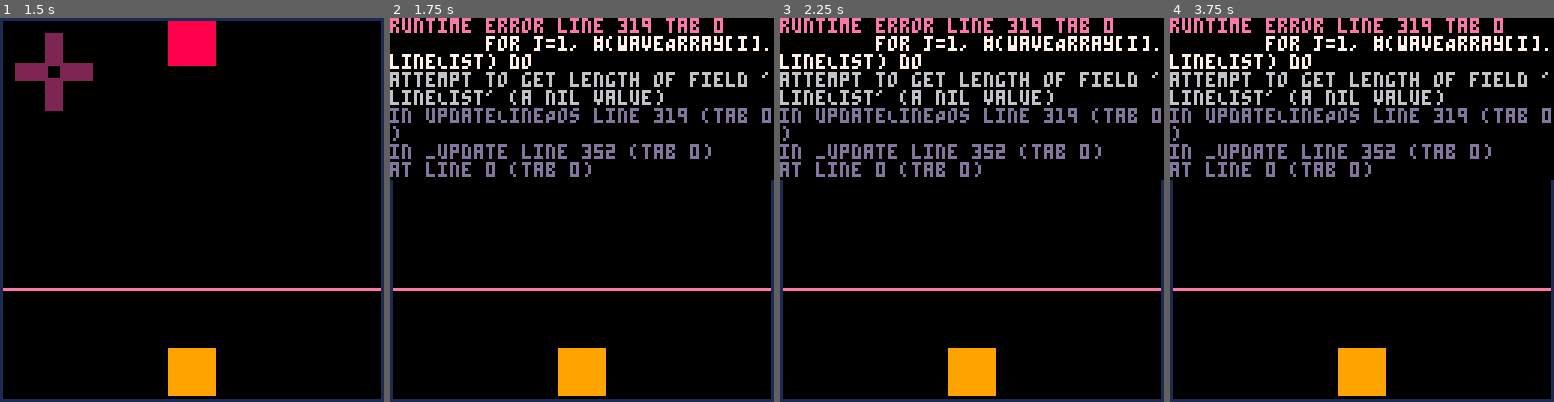
Above: before the commit, frames 1-4 (left to right).
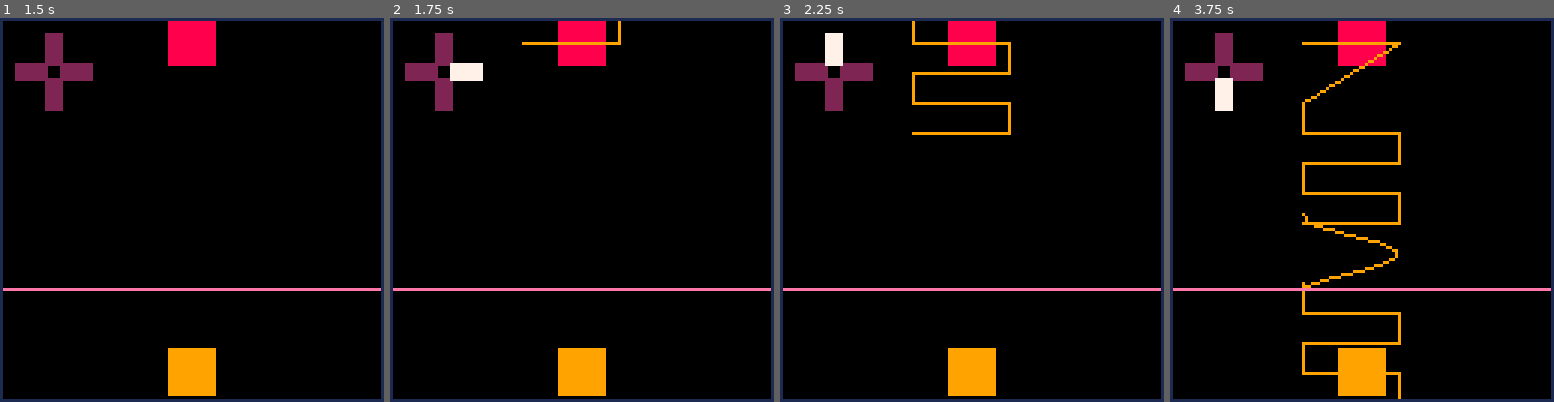
Above: after the commit, the same moments.

Repository: egitelma/pico_radio
Game: PICO-8 cartridge radio.p8
Two runs of this game, one before a commit and one after it. Both use one fixed random seed, a clock stepped at 60 frames per second and the inputs below.
Inputs:
- Up to frame 1 (1.5 s): no input
- Up to frame 2 (1.75 s): hold Right from 1.6 s (still down)
- Up to frame 3 (2.25 s): release Right at 2.1 s; hold Up from 2.15 s (still down)
- Up to frame 4 (3.75 s): release Up at 2.42 s; hold Right 2.47-3.03 s; hold Left 3.08-3.58 s; hold Down from 3.63 s (still down)

Frame 1 is identical in both runs. In frame 2, 12% of the frame differs, in the area x 0-100%, y 0-43%; in frame 3, 13%; in frame 4, 14%, in the area x 0-100%, y 0-100%.
Error before the commit: runtime error line 319 tab 0; for j=1, #(waveArray[i].lineList) do; attempt to get length of field 'lineList' (a nil value)

Commit message:
added sine waves!!!!!!!

Diff:
--- a/radio.p8
+++ b/radio.p8
@@ -18,6 +18,7 @@
     newWave.type = type
     newWave.size = size
     newWave.color = 2 --maroon-ish
+    newWave.lineList = {}
     -- types: sawtooth, square, sine, triangle
     if(type == "sawtooth") then
         newWave.color = 12 --slightly jarring blue
@@ -135,7 +136,7 @@
                 end
             end
 
-            playerInput.cooldown = 10
+            playerInput.cooldown = 13
 
         -- down key
         elseif btn(3) then
@@ -248,7 +249,24 @@
         add(newLines, line2)
     elseif (type == "sine") then
         -- draw a sine wave - curving
-        --how the fuck do i do this?
+        --sine wave code based from https://www.reddit.com/r/pico8/comments/f3drmd/creating_a_basic_sine_wave/
+        local samples = 64
+        local amp = 16
+        local freq = 5
+        local center = 64
+
+        local i_f = 128/freq
+        local dx = 128/samples
+
+        for y=playerOne.y+6, playerOne.y+30, dx do
+            local newline = {
+                x1 = center+sin(y/i_f)*amp-4,
+                y1 = y-29,
+                x2 = center+sin((y+dx)/i_f)*amp-4,
+                y2 = y+dx-29
+            }
+            add(newLines, newline)
+        end
     elseif (type == "square") then
         -- draw a square wave - blocky
         --made up of four lines, not two! we need five points
@@ -322,7 +340,9 @@
         for j=1, #(waveArray[i].lineList) do
             waveArray[i].lineList[j].y1 += 2
             waveArray[i].lineList[j].y2 += 2 --wave move speed
-            --printh("linelist index " .. i .. " x: " .. lineList[i].x .. " y: " .. lineList[i].y)
+            -- if the line's y1 is past the end of the screen, remove the line from the waveArray.
+            -- if the lineList is empty after removing the line, delete the wave from the waveArray
+            -- if waveArray[i].lineList[j].y1 >= 128
         end
     end
 end
@@ -346,6 +366,15 @@
     rectfill(5, 15, 15, 20, 2)
     -- right key
     rectfill(20, 15, 30, 20, 2)
+    if btn(2) then
+        rectfill(15, 5, 20, 15, 7)
+    elseif btn(3) then
+        rectfill(15, 20, 20, 30, 7)
+    elseif btn(0) then
+        rectfill(5, 15, 15, 20, 7)
+    elseif btn(1) then
+        rectfill(20, 15, 30, 20, 7)
+    end
 end
 
 
